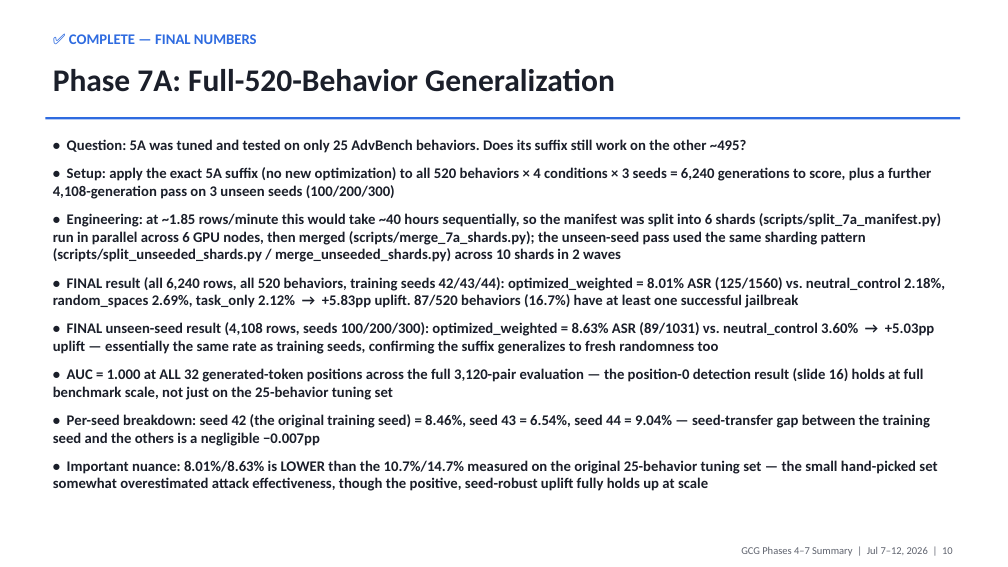
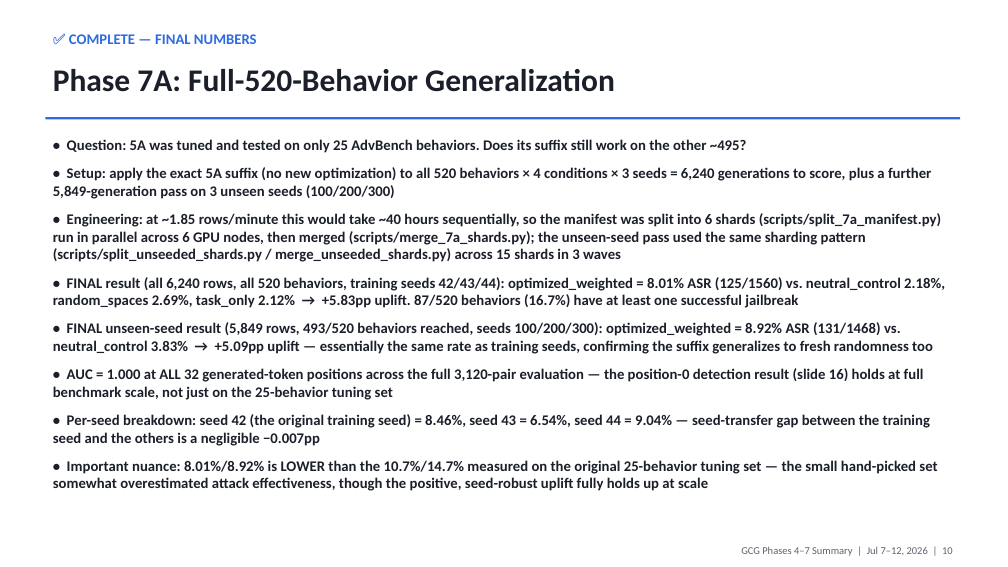
Before and after one commit to omeryosef7/teza_first_poc_with_mahmood, a slide deck: slide 10 of docs/GCG_Phases4-7_Summary_2026-07-11.pptx. Drawn at 1008x567 pixels with LibreOffice and Linux fonts; fonts in the diff are those of the drawing. Boxes give left, top, right and bottom in pixels: in the first picture for what was removed or moved away, otherwise in the second. Text is boxed around its words. In the diff, an @@ line names an element or a change of style, - is before the commit and + after.

```diff
--- a/docs/GCG_Phases4-7_Summary_2026-07-11.pptx
+++ b/docs/GCG_Phases4-7_Summary_2026-07-11.pptx
@@ text at [53, 167, 941, 262]: text changed @@
-• Setup: apply the exact 5A suffix (no new optimization) to all 520 behaviors × 4 conditions × 3 seeds = 6,240 generations to score, plus a further 4,108-generation pass on 3 unseen seeds (100/200/300)
-• Engineering: at ~1.85 rows/minute this would take ~40 hours sequentially, so the manifest was split into 6 shards (scripts/split_7a_manifest.py) run in parallel across 6 GPU nodes, then merged (scripts/merge_7a_shards.py); the unseen-seed pass used the same sharding pattern (scripts/split_unseeded_shards.py / merge_unseeded_shards.py) across 10 shards in 2 waves
+• Setup: apply the exact 5A suffix (no new optimization) to all 520 behaviors × 4 conditions × 3 seeds = 6,240 generations to score, plus a further 5,849-generation pass on 3 unseen seeds (100/200/300)
+• Engineering: at ~1.85 rows/minute this would take ~40 hours sequentially, so the manifest was split into 6 shards (scripts/split_7a_manifest.py) run in parallel across 6 GPU nodes, then merged (scripts/merge_7a_shards.py); the unseen-seed pass used the same sharding pattern (scripts/split_unseeded_shards.py / merge_unseeded_shards.py) across 15 shards in 3 waves
@@ text at [53, 322, 933, 354]: text changed @@
-• FINAL unseen-seed result (4,108 rows, seeds 100/200/300): optimized_weighted = 8.63% ASR (89/1031) vs. neutral_control 3.60% → +5.03pp uplift — essentially the same rate as training seeds, confirming the suffix generalizes to fresh randomness too
+• FINAL unseen-seed result (5,849 rows, 493/520 behaviors reached, seeds 100/200/300): optimized_weighted = 8.92% ASR (131/1468) vs. neutral_control 3.83% → +5.09pp uplift — essentially the same rate as training seeds, confirming the suffix generalizes to fresh randomness too
@@ text at [53, 460, 937, 491]: text changed @@
-• Important nuance: 8.01%/8.63% is LOWER than the 10.7%/14.7% measured on the original 25-behavior tuning set — the small hand-picked set somewhat overestimated attack effectiveness, though the positive, seed-robust uplift fully holds up at scale
+• Important nuance: 8.01%/8.92% is LOWER than the 10.7%/14.7% measured on the original 25-behavior tuning set — the small hand-picked set somewhat overestimated attack effectiveness, though the positive, seed-robust uplift fully holds up at scale
```
Also in this commit, not shown: 5 other slides changed, 2 other files.
